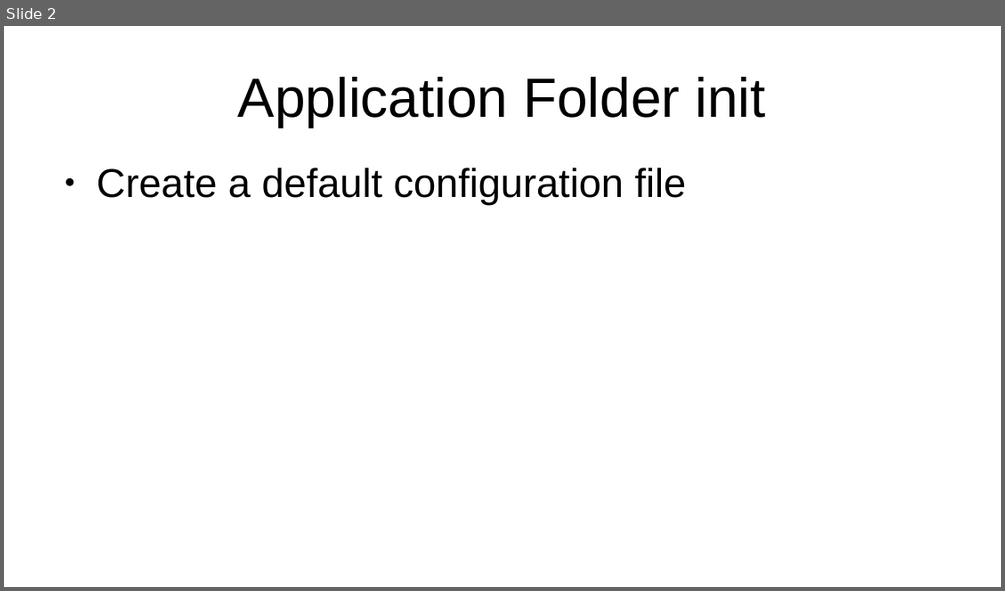
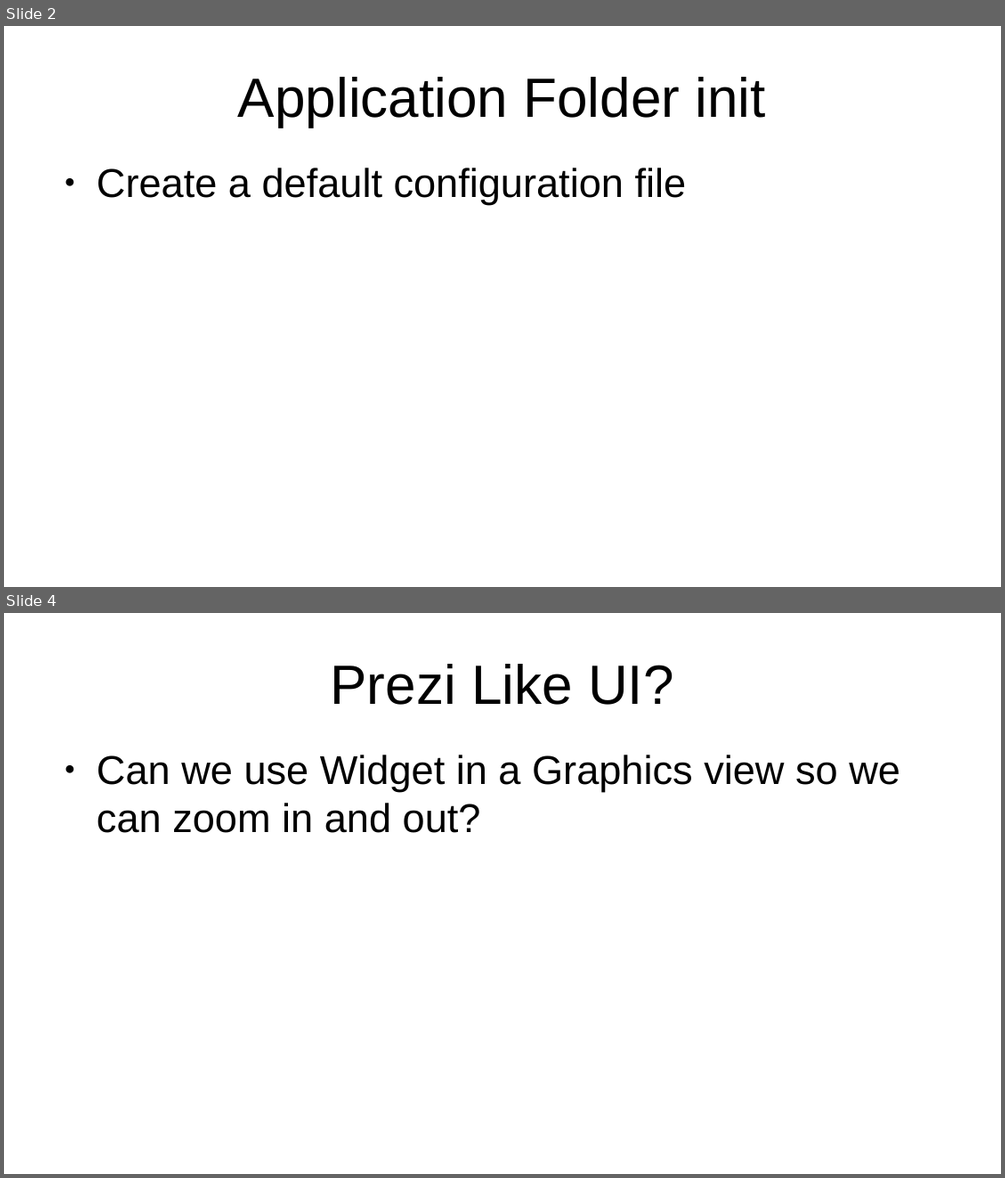
Before and after one commit to g-gualeni/QtWhiteBase, a slide deck: WhiteBase Doc/WhiteBase Stories.odp. Shown one above the other, each under a label of ours: slide 2 before the commit, slides 2 and 4 after it; the slides between them are not shown. The pictures are 1005x591 and 1005x1178 pixels, drawn with LibreOffice and Linux fonts; fonts in the diff are those of the drawing. Boxes give left, top, right and bottom in pixels: in the first picture for what was removed or moved away, otherwise in the second. Text is boxed around its words. In the diff, an @@ line names an element or a change of style, - is before the commit and + after.

```diff
--- a/WhiteBase Doc/WhiteBase Stories.odp
+++ b/WhiteBase Doc/WhiteBase Stories.odp
@@ slide 4 added at <box>4,613,1001,1174</box>, background #FFFFFF @@
@@ title added at <box>331,664,674,705</box>, 44 pt, text #000000 @@
+Prezi Like UI?
@@ text added at <box>97,755,900,833</box>, 32 pt, text #000000 @@
+● Can we use Widget in a Graphics view so we can zoom in and out?
```
Also in this commit, not shown: 3 other slides added, 1 slide removed.
